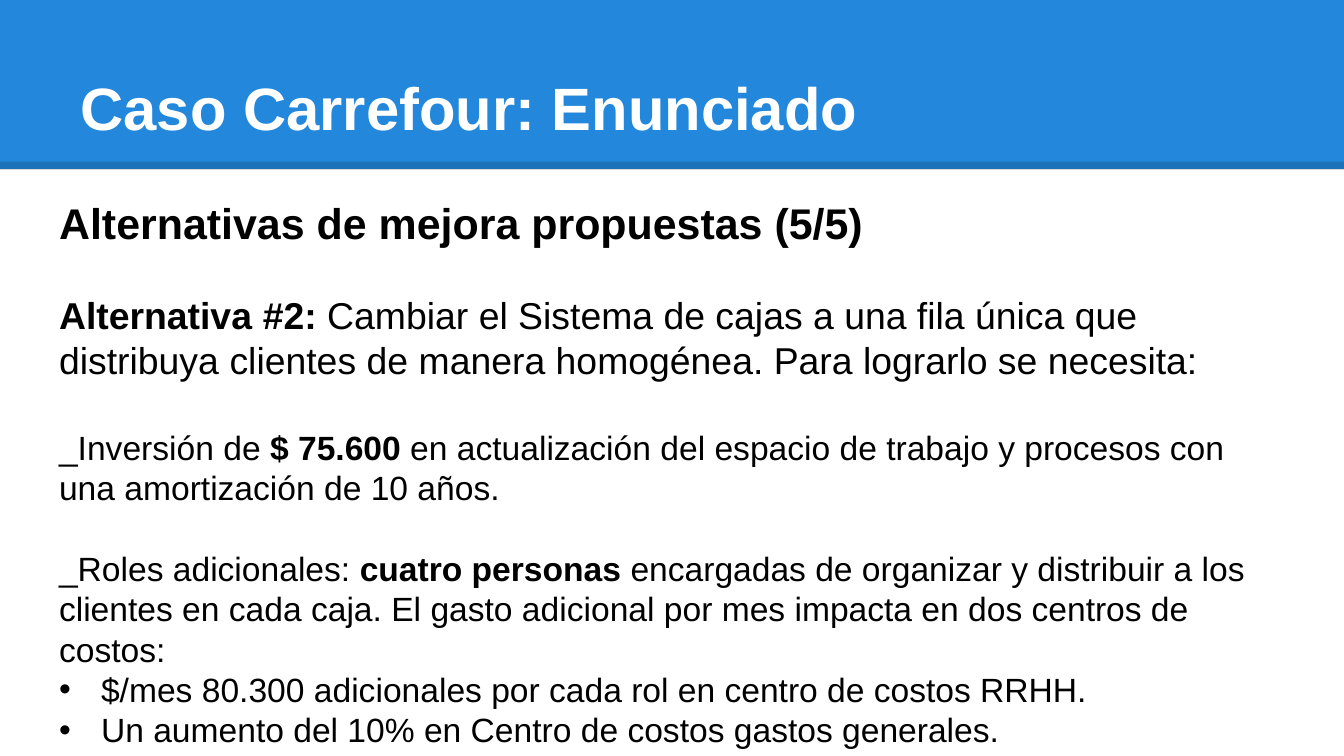
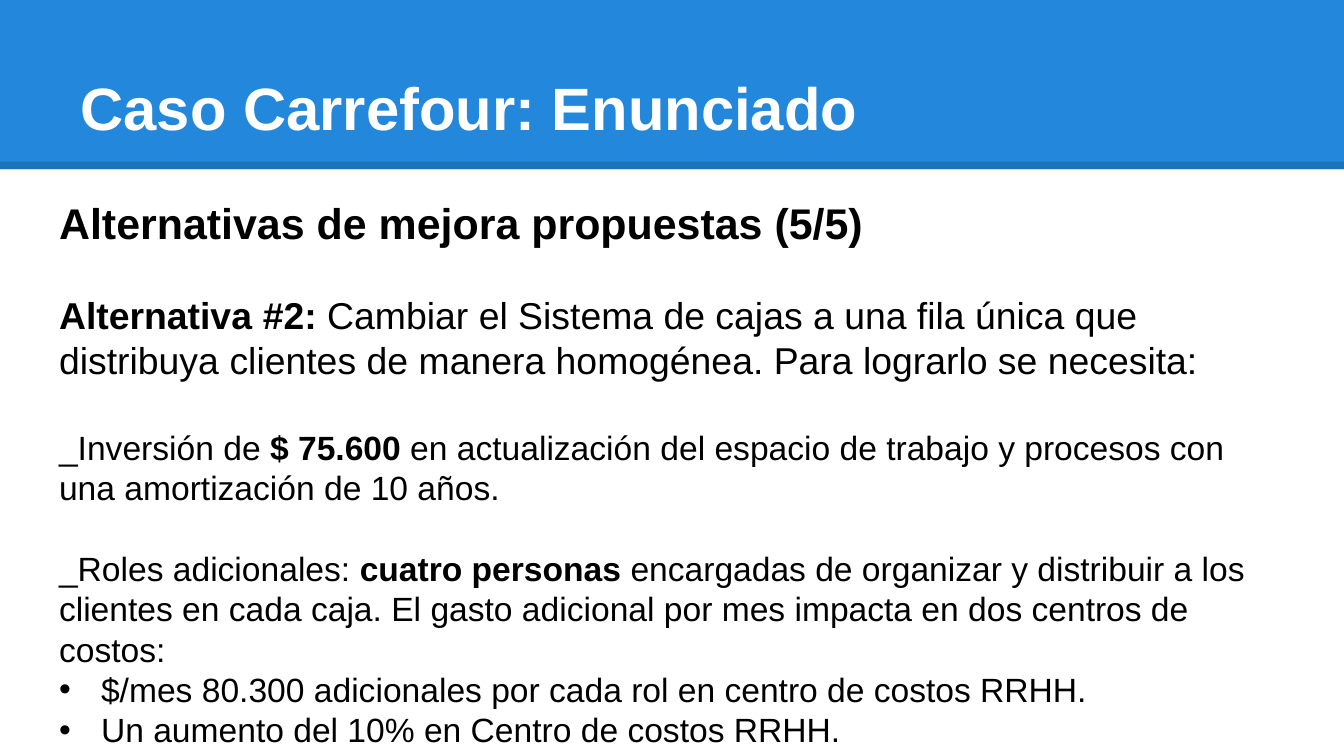
Before and after one commit to investigacion-operativa/pyOperativ, a slide deck: slide 7 of 05_filas/casos_codigo/clase08_caso_carrefour/ejercicio_integrador_carrefour.pptx. Drawn at 1344x756 pixels with LibreOffice and Linux fonts; fonts in the diff are those of the drawing. Boxes give left, top, right and bottom in pixels: in the first picture for what was removed or moved away, otherwise in the second. Text is boxed around its words. In the diff, an @@ line names an element or a change of style, - is before the commit and + after.

Commit message:
upd carrefour

```diff
--- a/05_filas/casos_codigo/clase08_caso_carrefour/ejercicio_integrador_carrefour.pptx
+++ b/05_filas/casos_codigo/clase08_caso_carrefour/ejercicio_integrador_carrefour.pptx
@@ text at (x1=101, y1=717, x2=840, y2=743): text changed @@
-• Un aumento del 10% en Centro de costos gastos generales.
+• Un aumento del 10% en Centro de costos RRHH.
```
Also in this commit, not shown: 2 other slides changed, 2 other files.
